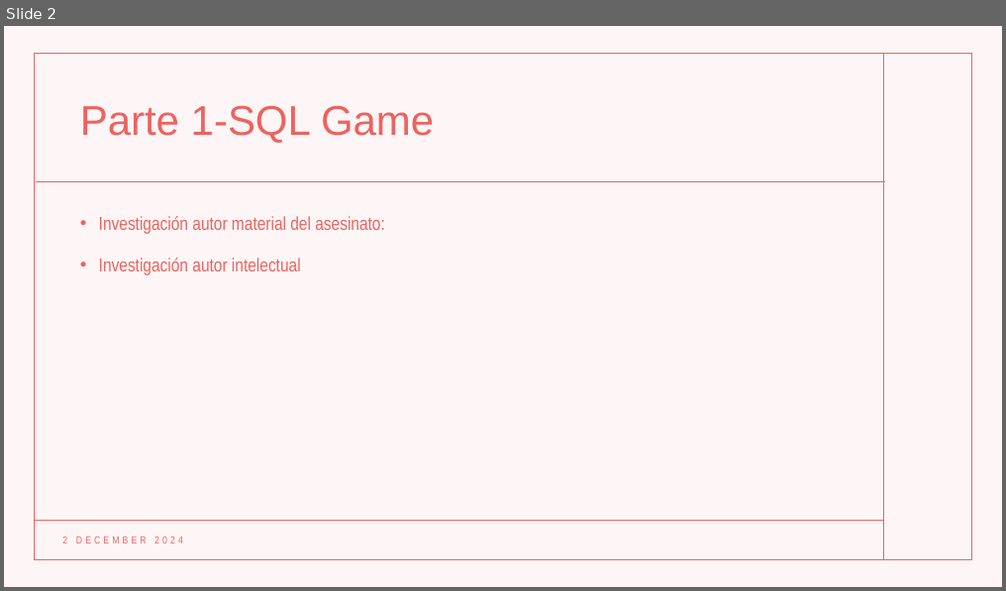
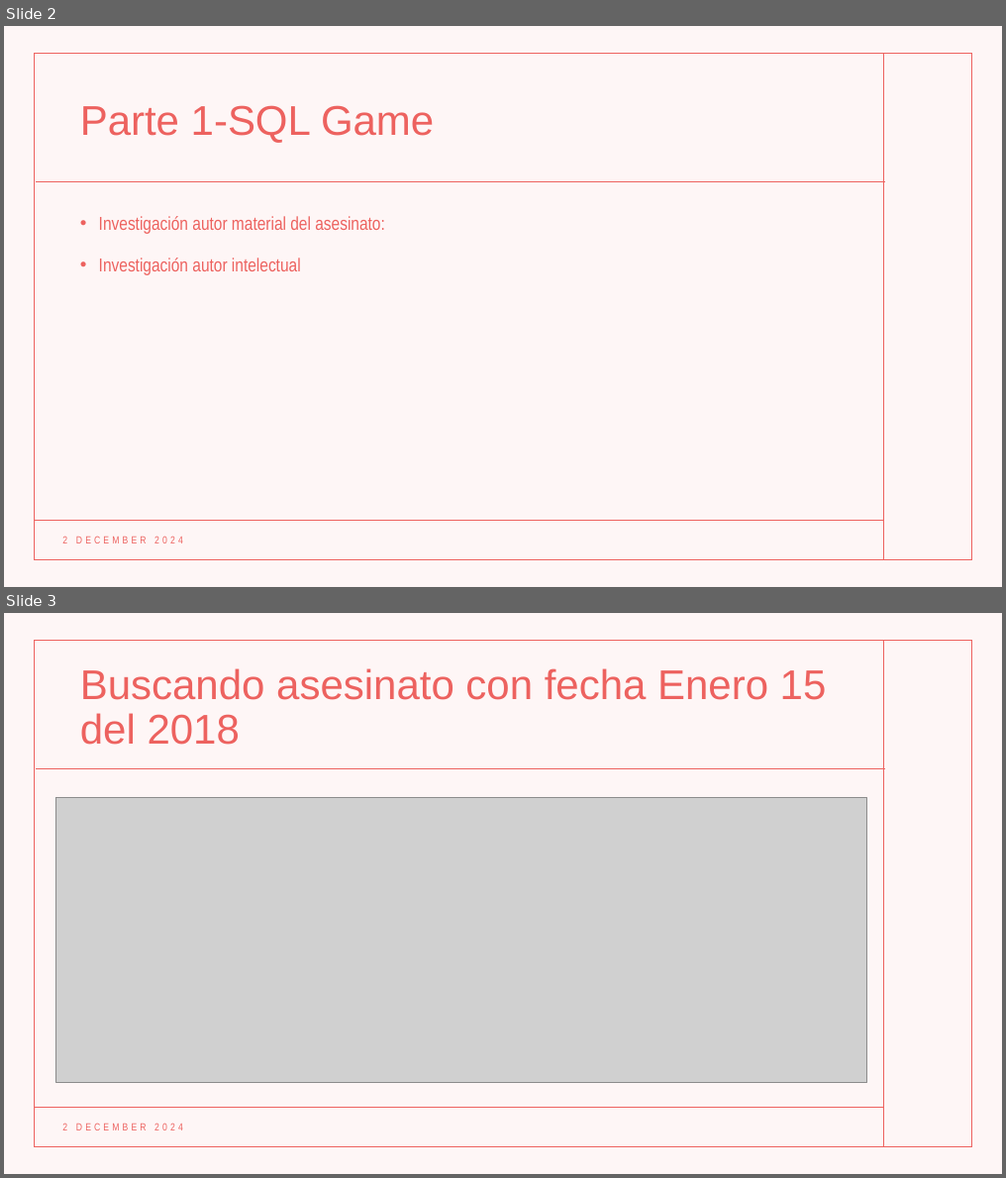
Before and after one commit to Rommel-DS/Team-Challenge---Sherlock-SQL, a slide deck: TEAM CHALLENGE.pptx. Shown one above the other, each under a label of ours: slide 2 before the commit, slides 2 and 3 after it. The pictures are 1006x591 and 1006x1178 pixels, drawn with LibreOffice and Linux fonts; fonts in the diff are those of the drawing; grey boxes stand for pictures. Boxes give left, top, right and bottom in pixels: in the first picture for what was removed or moved away, otherwise in the second. Text is boxed around its words. In the diff, an @@ line names an element or a change of style, - is before the commit and + after.

```diff
--- a/TEAM CHALLENGE.pptx
+++ b/TEAM CHALLENGE.pptx
@@ slide 3 added at box(4, 613, 1002, 1174), background #FFFFFF; not listed: 5 template elements that a slide beside it also shows @@
@@ title added at box(80, 668, 827, 745), 40 pt, text #ED625F @@
+Buscando asesinato con fecha Enero 15 del 2018
@@ picture added at box(55, 797, 866, 1082) @@
@@ text added at box(62, 1123, 183, 1131), 10 pt, text #ED625F @@
+2 DECEMBER 2024
```
Also in this commit, not shown: 12 other slides added.
